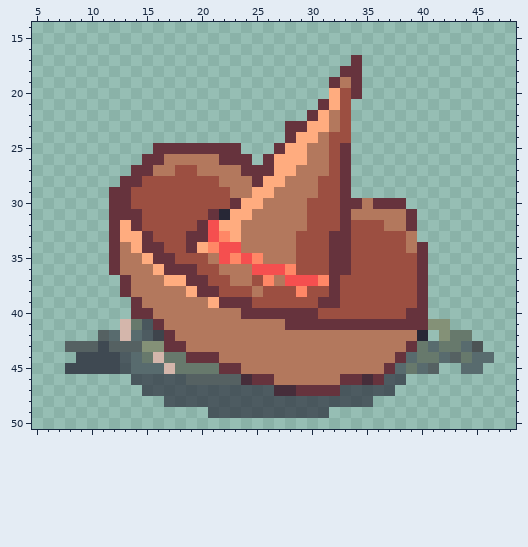
File history of a pixel-art sprite, Assets/Commons/Sprites/Props/CactusCheSiRompe/CACTUS rotto7.png. This is how it looked before the edit.
The file is 250x270 pixels, drawn in blocks of 5x5; one block is one cell here. Shown: x 5..48, y 14..50.
The same view after the edit:
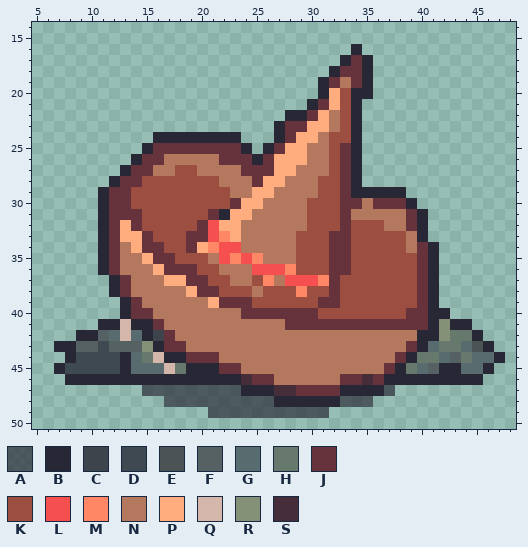
Palette (. is transparent): A #272736a7  B #272736  C #3e444c  D #3f4952  E #4c5354  F #556162  G #586b6e  H #67796c  J #66333d  K #9c4f41  L #f54f4f  M #ff8766  N #b3785d  P #ffac7f  Q #d4b6ab  R #849177  S #462d3a
Edits made:
@@ x 5..48 @@
 15 ............................................
-16 ............................................
-17 .............................J..............
-18 ............................JJ..............
-19 ...........................JNJ..............
-20 ...........................PKJ..............
-21 ..........................JPK...............
-22 .........................JPNK...............
-23 .......................JJPPNK...............
-24 .......................JPPNKK...............
-25 ...........JJJJJJJJ...JPPNNKJ...............
-26 ..........JJNNNNNJJJ.JPPPNNKJ...............
-27 .........JJNNKKNNNNJJJPPNNNKJ...............
-28 ........JJKKKKKKKNNNJPPNNNKKJ...............
-29 .......JJKKKKKKKKKNNPPNNNNKKJ...............
-30 .......JJKKKKKKKKKJPPNNNNKKKJJNJJJ..........
-31 .......JJJKKKKKKJBPPNNNNNKKKJNNNNNJ.........
-32 .......JPJKKKKKJLPPNNNNNNKKKJKKKNNJ.........
-33 .......JPPJKKKJJLMPNNNNNKKKJJKKKKKN.........
-34 .......JNPJJKKJPMLLNNNNNKKKJJKKKKKNJ........
-35 .......JNNPJJKKKNLMLMNNNKKKJJKKKKKKJ........
-36 .......JNNNPJJJKKNNNLLLMKKKJJKKKKKKJ........
-37 ........JNNNPPJJKKNNKMNLLLMJKKKKKKKJ........
-38 ........JNNNNNPJJKKKNKKKMKKJKKKKKKKJ........
-39 .........JNNNNNNPJJJKKKKKKJJKKKKKKKJ........
-40 .........JJNNNNNNNNJJJJJJJKKKKKKKKJJ........
-41 ........QHAJNNNNNNNNNNNJJJJJJJJJJJJJRR......
-42 ......FGQGACJNNNNNNNNNNNNNNNNNNNNNNB.RHH....
-43 ...FFFDFFFRRJJNNNNNNNNNNNNNNNNNNNNJHGHHGE...
-44 ....DDDDAGHQHHJJJNNNNNNNNNNNNNNNNJGHHGFHGG..
-45 ...DDDDDAGGGQHHHHJJNNNNNNNNNNNNNJGHGF..GG...
-46 .........AAAAAFFFFFSJJNNNNNNJJSJAA..........
-47 ..........AAAAAAAAAAAASSJJJJAAAAA...........
-48 ............AAAAAAAAAAAAAAAAAAA.............
+16 .............................B..............
+17 ............................BJB.............
+18 ...........................BJJB.............
+19 ..........................BJNJB.............
+20 ..........................BPKBB.............
+21 .........................BJPKB..............
+22 .......................BBJPNKB..............
+23 ......................BJJPPNKB..............
+24 ...........BBBBBBBB...BJPPNKKB..............
+25 ..........BJJJJJJJJB.BJPPNNKJB..............
+26 .........BJJNNNNNJJJBJPPPNNKJB..............
+27 ........BJJNNKKNNNNJJJPPNNNKJB..............
+28 .......BJJKKKKKKKNNNJPPNNNKKJB..............
+29 ......BJJKKKKKKKKKNNPPNNNNKKJBBBBB..........
+30 ......BJJKKKKKKKKKJPPNNNNKKKJJNJJJB.........
+31 ......BJJJKKKKKKJBPPNNNNNKKKJNNNNNJB........
+32 ......BJPJKKKKKJLPPNNNNNNKKKJKKKNNJB........
+33 ......BJPPJKKKJJLMPNNNNNKKKJJKKKKKNB........
+34 ......BJNPJJKKJPMLLNNNNNKKKJJKKKKKNJB.......
+35 ......BJNNPJJKKKNLMLMNNNKKKJJKKKKKKJB.......
+36 ......BJNNNPJJJKKNNNLLLMKKKJJKKKKKKJB.......
+37 .......BJNNNPPJJKKNNKMNLLLMJKKKKKKKJB.......
+38 .......BJNNNNNPJJKKKNKKKMKKJKKKKKKKJB.......
+39 ........BJNNNNNNPJJJKKKKKKJJKKKKKKKJB.......
+40 ........BJJNNNNNNNNJJJJJJJKKKKKKKKJJBB......
+41 ......BBQBBJNNNNNNNNNNNJJJJJJJJJJJJJBRBB....
+42 ....BBFGQGBCJNNNNNNNNNNNNNNNNNNNNNNBBRHHB...
+43 ..BBFFDFFFRBJJNNNNNNNNNNNNNNNNNNNNJBGHHGEB..
+44 ...BDDDDBGHQBBJJJNNNNNNNNNNNNNNNNJBHHGFHGGB.
+45 ..BDDDDDBGGGQHBBBJJNNNNNNNNNNNNNJBHGFBBGGB..
+46 ...BBBBBBBBBBBBBBBBSJJNNNNNNJJSJBBBBBBBBB...
+47 ..........AAAAAAAAABBBSSJJJJBBBBA...........
+48 ............AAAAAAAAAABBBBBBAAA.............
 49 ................AAAAAAAAAAA.................
